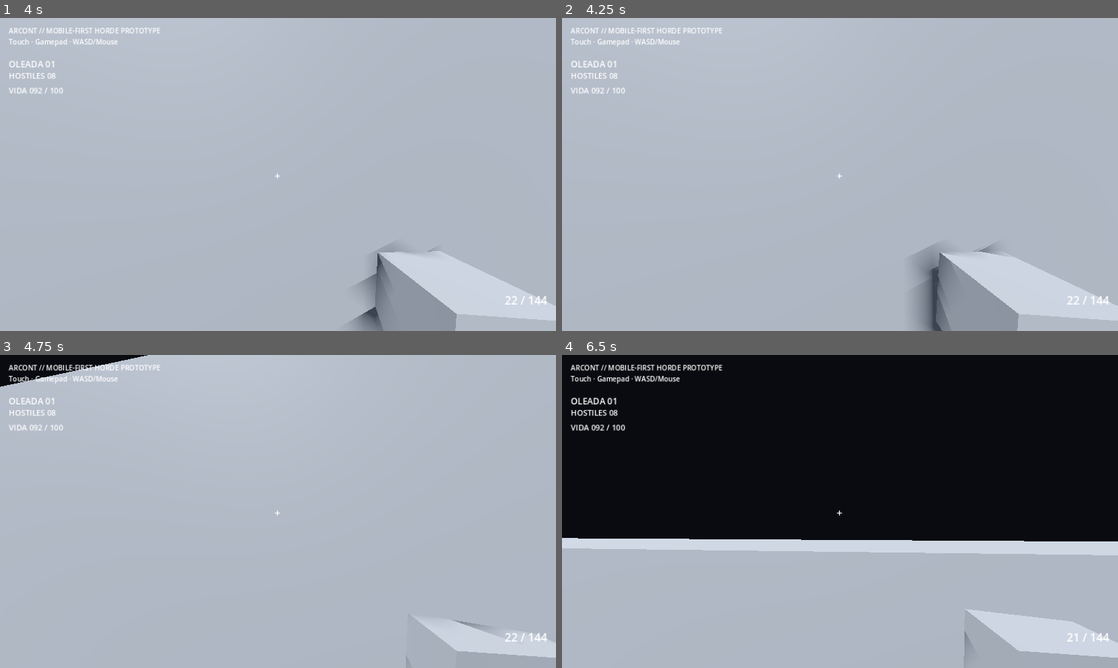
Above: before the commit, frames 1-4 (two rows, left to right).
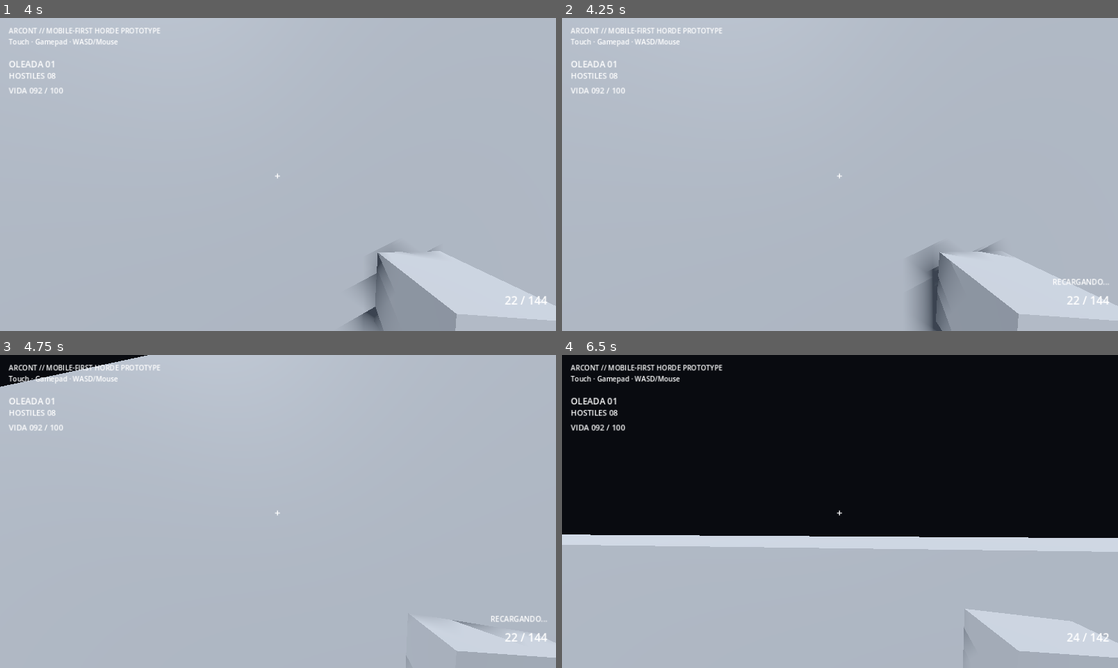
Above: after the commit, the same moments.

Repository: heliossamuelhernandezreyes/Arcont
Game: Godot game, scene res://scenes/main.tscn
The game is run twice, just before and just after one commit, with the same random seed, the same clock (stepped at 60 frames per second) and the same inputs.
Inputs (mouse positions are in pixels of both pictures, inside the frame that each line leads up to):
- Up to frame 1 (4 s): move the mouse to (305, 174) at 0.52 s; hold Shift (sprint) 0.53-1.28 s; hold W (move_forward) from 0.53 s (still down); click (305, 174) at 0.67 s; tap Space (jump) at 0.77, 1.52, 3.02, 3.77 s; move the mouse to (250, 174) at 1.27 s; tap Shift (sprint) at 1.35, 2.85 s; move the mouse to (289, 168) at 2.02 s; hold Shift (sprint) 2.03-2.78 s; move the mouse to (272, 180) at 2.77 s; click (272, 180) at 2.92 s; move the mouse to (316, 177) at 3.52 s; hold Shift (sprint) from 3.53 s (still down)
- Up to frame 2 (4.25 s): keep holding W (move_forward); keep holding Shift (sprint); tap R (reload, bound only after the commit) at 4.15 s
- Up to frame 3 (4.75 s): keep holding W (move_forward); move the mouse to (233, 508) at 4.27 s; release Shift (sprint) at 4.28 s; tap Shift (sprint) at 4.35 s; tap Space (jump) at 4.52 s
- Up to frame 4 (6.5 s): move the mouse to (845, 511) at 5.02 s; hold Shift (sprint) 5.03-5.78 s; click (845, 511) at 5.17 s; move the mouse to (817, 505) at 5.77 s; release W (move_forward) at 5.78 s; hold D (move_right) from 5.78 s (still down); tap Shift (sprint) at 5.85 s; tap Space (jump) at 6.02 s

Frame 1 is identical in both runs. In frame 2, less than 0.1% of the frame differs, in the area x 88-99%, y 83-86%; in frame 3, 0.1%; in frame 4, 2.3%, in the area x 0-100%, y 57-98%.

Commit message:
feat: add reload input action

Diff:
--- a/project.godot
+++ b/project.godot
@@ -22,6 +22,7 @@
 jump={"deadzone":0.2,"events":[Object(InputEventKey,"physical_keycode":32)]}
 sprint={"deadzone":0.2,"events":[Object(InputEventKey,"physical_keycode":4194325)]}
 fire={"deadzone":0.2,"events":[Object(InputEventMouseButton,"button_index":1)]}
+reload={"deadzone":0.2,"events":[Object(InputEventKey,"physical_keycode":82)]}
 
 [rendering]
 renderer/rendering_method="gl_compatibility"
